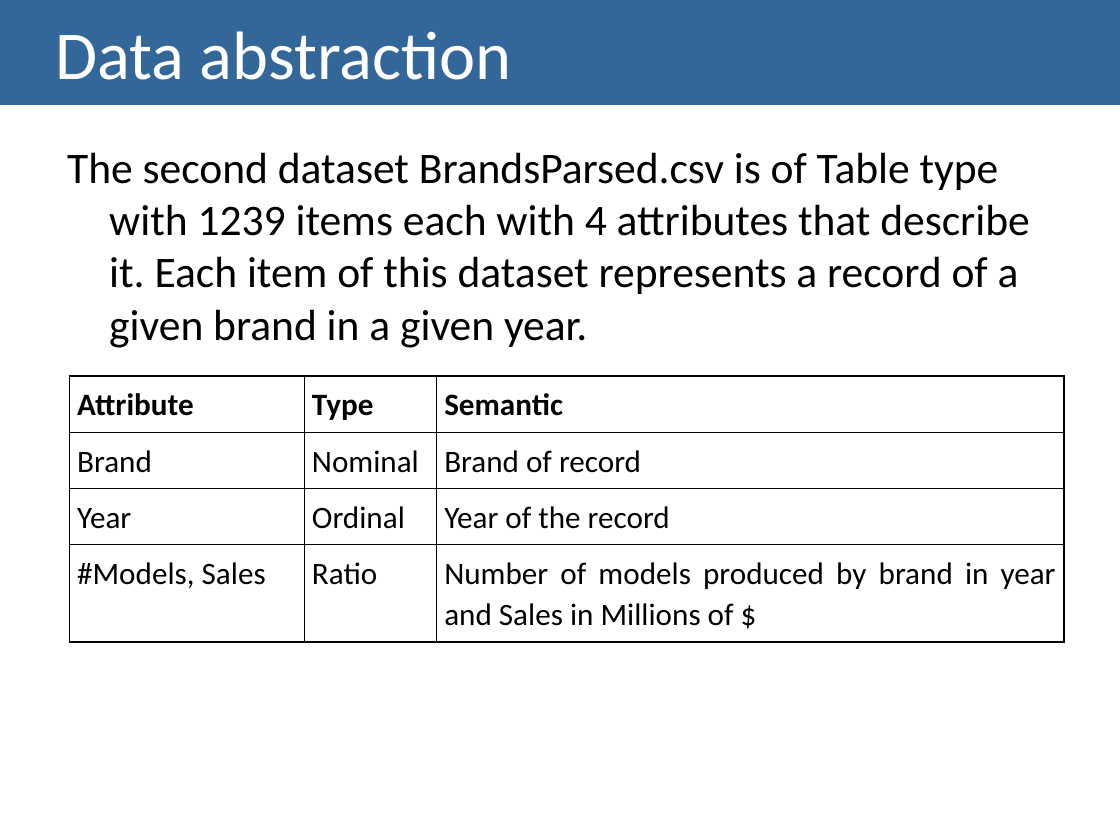
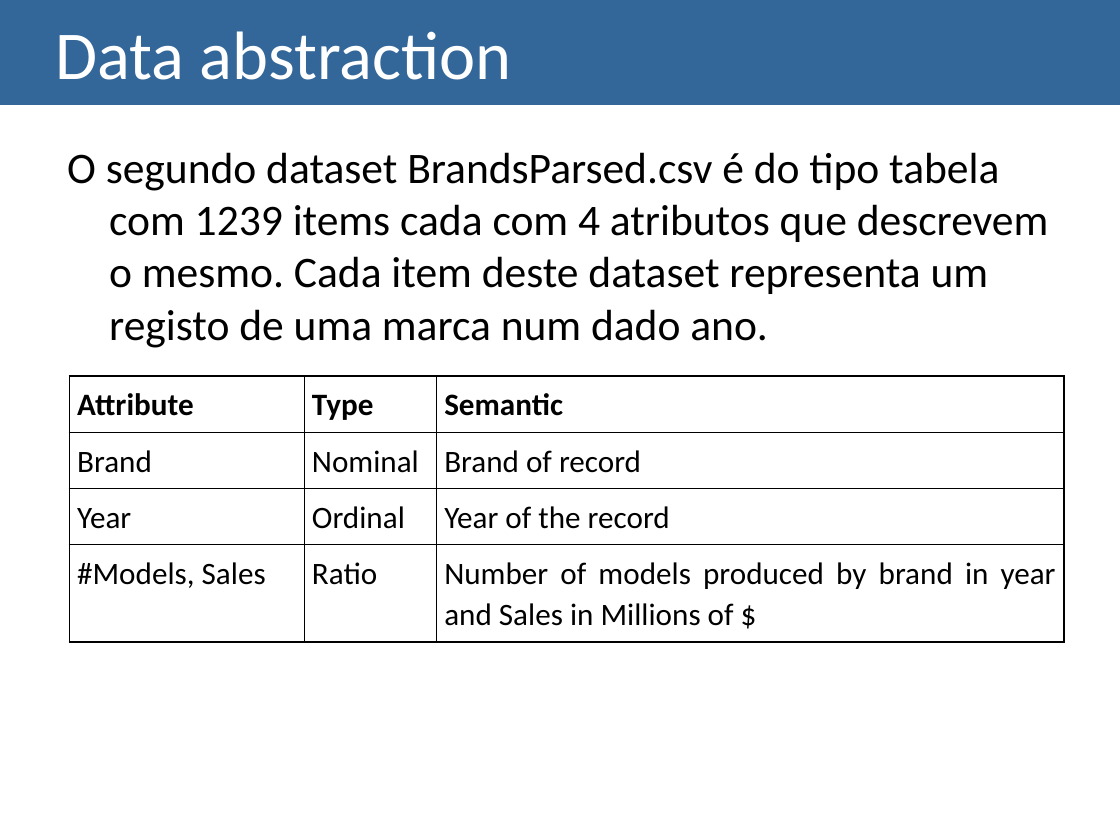
Before and after one commit to isabelSoares/IV-2021, a slide deck: slide 14 of Checkpoints Outline/Checkpoint 2/Checkpoint 2 - G16.pptx. Drawn at 1120x840 pixels with LibreOffice and Linux fonts; fonts in the diff are those of the drawing. Boxes give left, top, right and bottom in pixels: in the first picture for what was removed or moved away, otherwise in the second. Text is boxed around its words. In the diff, an @@ line names an element or a change of style, - is before the commit and + after.

```diff
--- a/Checkpoints Outline/Checkpoint 2/Checkpoint 2 - G16.pptx
+++ b/Checkpoints Outline/Checkpoint 2/Checkpoint 2 - G16.pptx
@@ text at bbox=[67, 152, 1049, 348]: text changed @@
-The second dataset BrandsParsed.csv is of Table type with 1239 items each with 4 attributes that describe it. Each item of this dataset represents a record of a given brand in a given year.
+O segundo dataset BrandsParsed.csv é do tipo tabela com 1239 items cada com 4 atributos que descrevem o mesmo. Cada item deste dataset representa um registo de uma marca num dado ano.
```
Also in this commit, not shown: 2 other slides changed.
